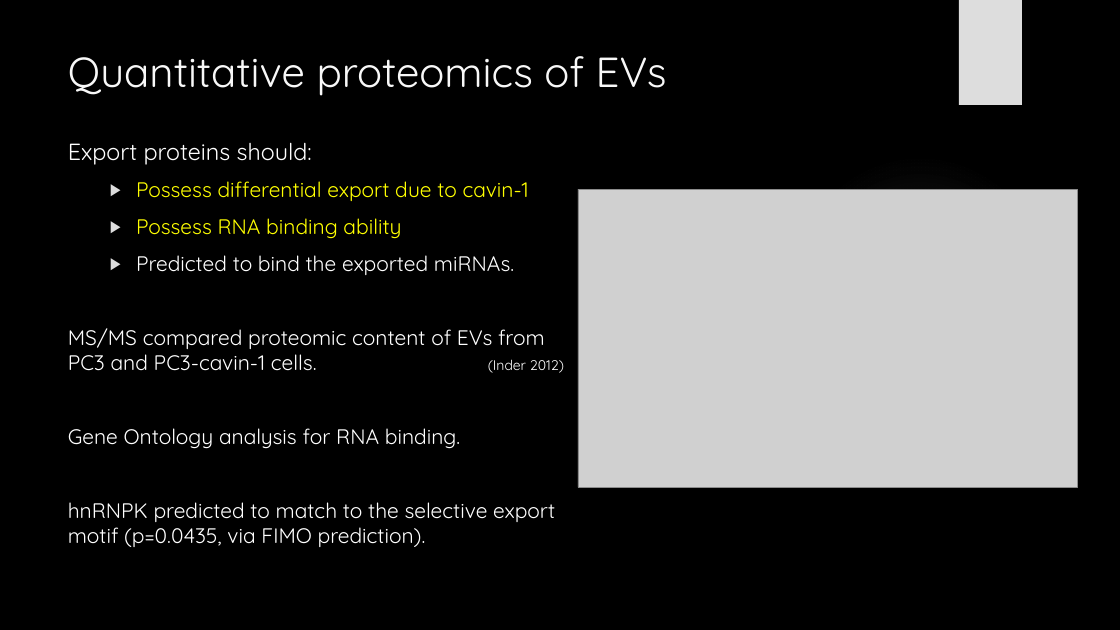
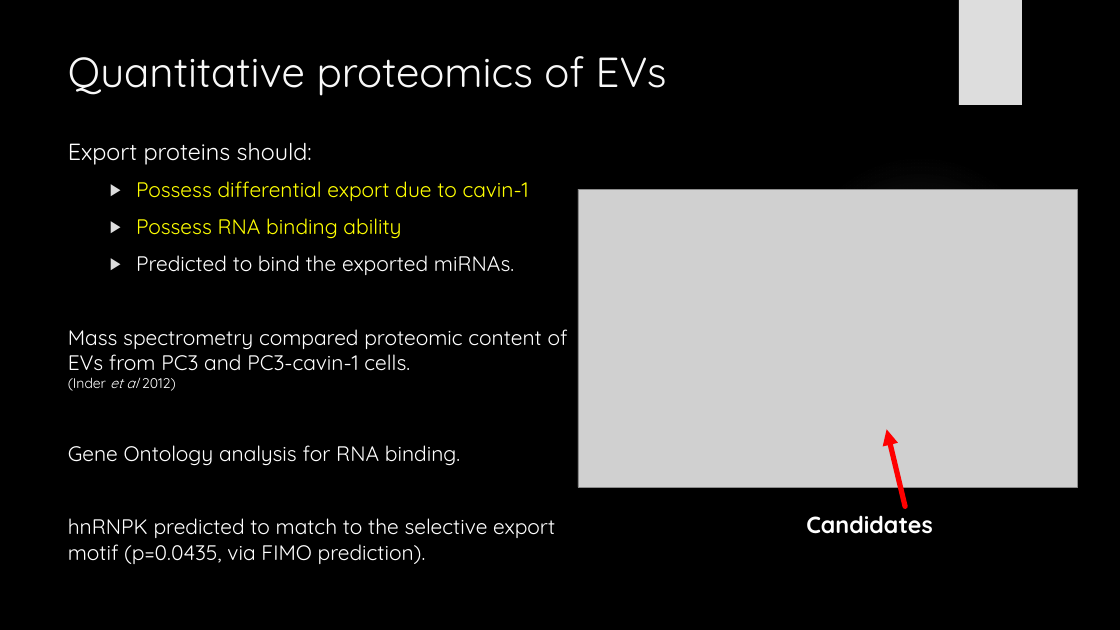
Before and after one commit to HarleyRobinson/Honours2, a slide deck: slide 13 of SeminarSlidesAgain.pptx. Drawn at 1120x630 pixels with LibreOffice and Linux fonts; fonts in the diff are those of the drawing; grey boxes stand for pictures; background and template pictures are left out. Boxes give left, top, right and bottom in pixels: in the first picture for what was removed or moved away, otherwise in the second. Text is boxed around its words. In the diff, an @@ line names an element or a change of style, - is before the commit and + after.

```diff
--- a/SeminarSlidesAgain.pptx
+++ b/SeminarSlidesAgain.pptx
@@ text at (x1=68, y1=329, x2=568, y2=391): text changed @@
-  MS/MS compared proteomic content of EVs from PC3 and PC3-cavin-1 cells. (Inder 2012)
+  Mass spectrometry compared proteomic content of EVs from PC3 and PC3-cavin-1 cells. (Inder et al 2012)
@@ arrow added from (906, 507) to (887, 429), #FF0000 4.5 pt @@
@@ text added at (x1=806, y1=515, x2=933, y2=534), 20 pt, text #FFFFFF, bold @@
+Candidates
```
Also in this commit, not shown: 15 other slides changed, 4 slides added, 20 other files.
